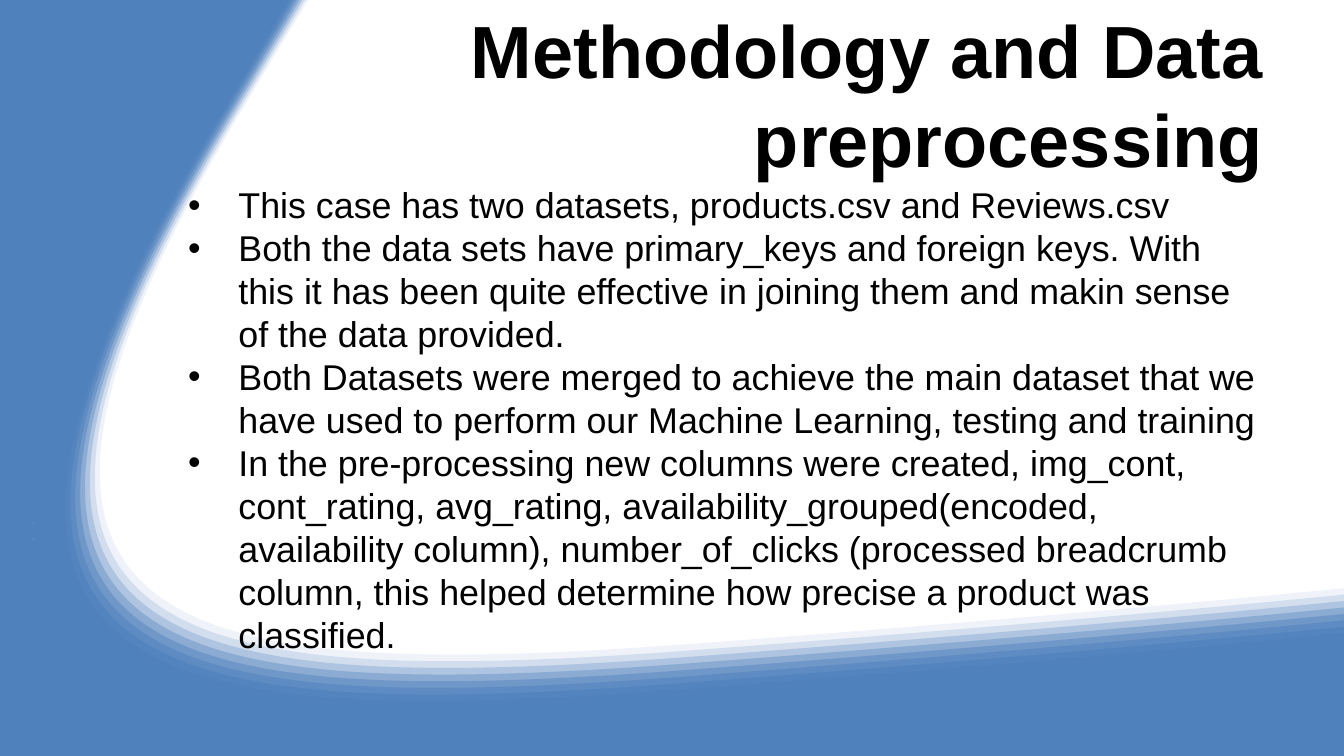
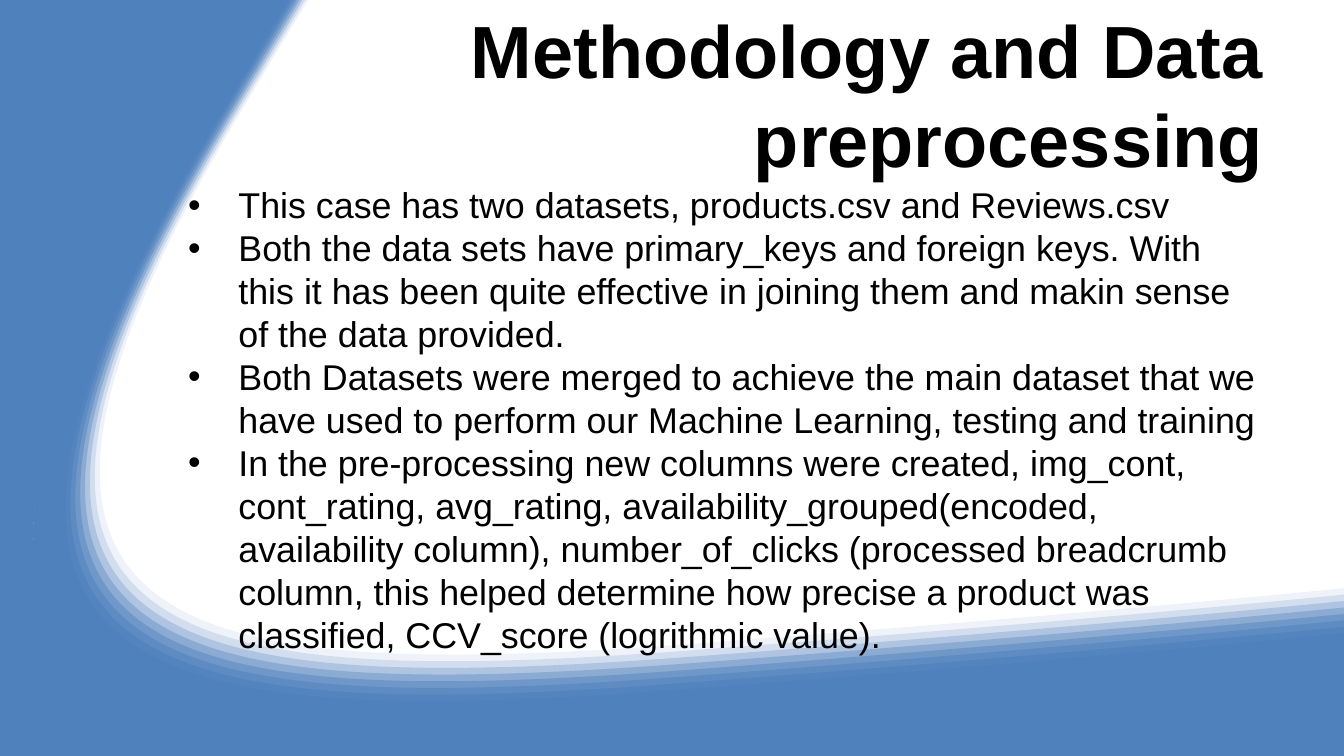
Before and after one commit to 0ni1ecram/cst4200, a slide deck: slide 7 of 15/Potfolio_report.pptx. Drawn at 1344x756 pixels with LibreOffice and Linux fonts; fonts in the diff are those of the drawing. Boxes give left, top, right and bottom in pixels: in the first picture for what was removed or moved away, otherwise in the second. Text is boxed around its words. In the diff, an @@ line names an element or a change of style, - is before the commit and + after.

```diff
--- a/15/Potfolio_report.pptx
+++ b/15/Potfolio_report.pptx
@@ text at (238, 450, 1227, 655): text changed @@
-• In the pre-processing new columns were created, img_cont, cont_rating, avg_rating, availability_grouped(encoded, availability column), number_of_clicks (processed breadcrumb column, this helped determine how precise a product was classified.
+• In the pre-processing new columns were created, img_cont, cont_rating, avg_rating, availability_grouped(encoded, availability column), number_of_clicks (processed breadcrumb column, this helped determine how precise a product was classified, CCV_score (logrithmic value).
```
Also in this commit, not shown: 3 other files.
